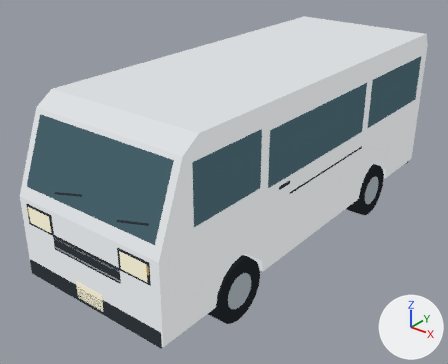
What one commit did to the glTF model src/assets/equipment/hiace.glb.
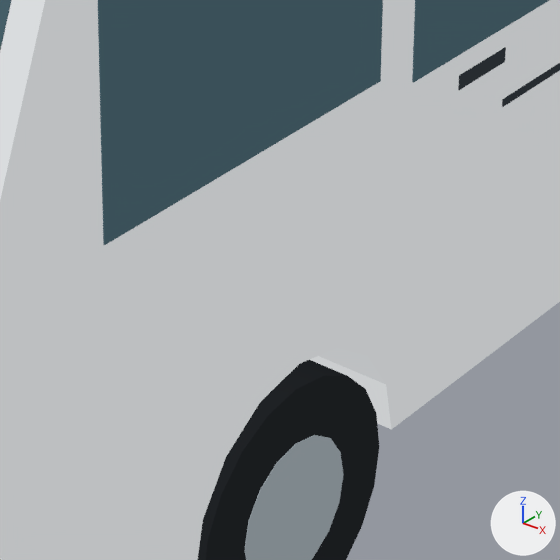
The first picture shows the older version from a 50 mm camera at (3.58, -5.01, 3.61) aimed at (-0.17, -0.32, 0.7). The close-ups show the older and then the newer version on the part from 38% to 68% of the width and 46% to 83% of the height of that picture. Only the edits that show in the close-ups are written down. The axes (+X, +Y, +Z) are drawn at lower right. The lights are the same throughout. Where no turn or scale is listed for an object, it has been applied to the vertices.

Names of what the first close-up shows: 'door-handle.001', 'side-window.001', 'side-window.003', 'tire.001', 'van-body', 'wheel-hub.001' and 2 more.
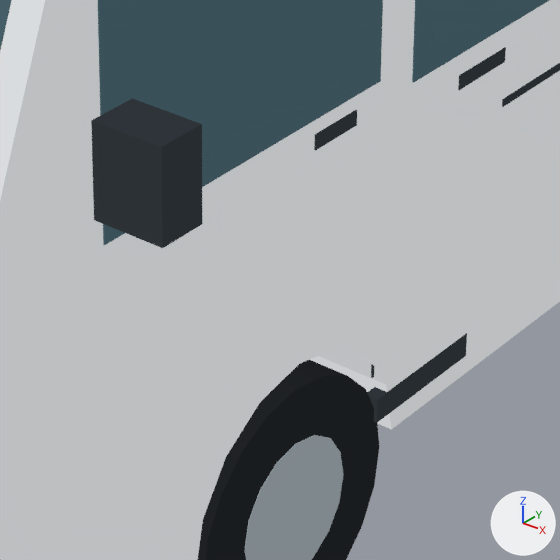
Location of each change, [x1, y1, x2, y2] in pixels of the close-ups (560 x 560 px):
```json
{"object": "mirror-housing.001", "change": "added", "after": [91, 98, 202, 248]}
{"object": "door-step.001", "change": "added", "after": [367, 333, 467, 423]}
{"object": "cab-door-handle.001", "change": "added", "after": [314, 110, 357, 150]}
```

The change, as JSON lines over the scene's bpy script:
```json
{"op": "add", "block": "mat_material_49", "code": ["mat_material_49 = bpy.data.materials.new('Material_49')", "# nodes: BsdfTransparent, Emission, LightPath, Mix, MixShader, OutputMaterial, VertexColor", "# colours: dark grey #30363b, mixed with the vertex colours"]}
{"op": "add", "block": "mat_material_47", "code": ["mat_material_47 = bpy.data.materials.new('Material_47')", "# nodes: BsdfTransparent, Emission, LightPath, Mix, MixShader, OutputMaterial, VertexColor", "# colours: dark grey #30363b, mixed with the vertex colours"]}
{"op": "add", "block": "mat_material_46", "code": ["mat_material_46 = bpy.data.materials.new('Material_46')", "# nodes: BsdfTransparent, Emission, LightPath, Mix, MixShader, OutputMaterial, VertexColor", "# colours: dark grey #30363b, mixed with the vertex colours"]}
{"op": "add", "block": "me_mesh_49", "code": ["me_mesh_49 = bpy.data.meshes.new('Mesh_49')", "me_mesh_49.from_pydata(...)  # a box spanning x -0.08..0.08, y -0.055..0.055, z -0.1..0.1", "me_mesh_49.materials.append(mat_material_49)"]}
{"op": "add", "block": "me_mesh_47", "code": ["me_mesh_47 = bpy.data.meshes.new('Mesh_47')", "me_mesh_47.from_pydata(...)  # a box spanning x -0.018..0.018, y -0.175..0.175, z -0.03..0.03", "me_mesh_47.materials.append(mat_material_47)"]}
{"op": "add", "block": "me_mesh_46", "code": ["me_mesh_46 = bpy.data.meshes.new('Mesh_46')", "me_mesh_46.from_pydata(...)  # a box spanning x -0.006..0.006, y -0.07..0.07, z -0.0175..0.0175", "me_mesh_46.materials.append(mat_material_46)"]}
{"op": "add", "block": "ob_mirror_housing_001", "code": ["ob_mirror_housing_001 = bpy.data.objects.new('mirror-housing.001', me_mesh_49)", "ob_mirror_housing_001.location = (0.952, -1.947, 1.426)"]}
{"op": "add", "block": "ob_door_step_001", "code": ["ob_door_step_001 = bpy.data.objects.new('door-step.001', me_mesh_47)", "ob_door_step_001.location = (0.828, -0.887, 0.42)"]}
{"op": "add", "block": "ob_cab_door_handle_001", "code": ["ob_cab_door_handle_001 = bpy.data.objects.new('cab-door-handle.001', me_mesh_46)", "ob_cab_door_handle_001.location = (0.841, -1.237, 1.188)"]}
```
